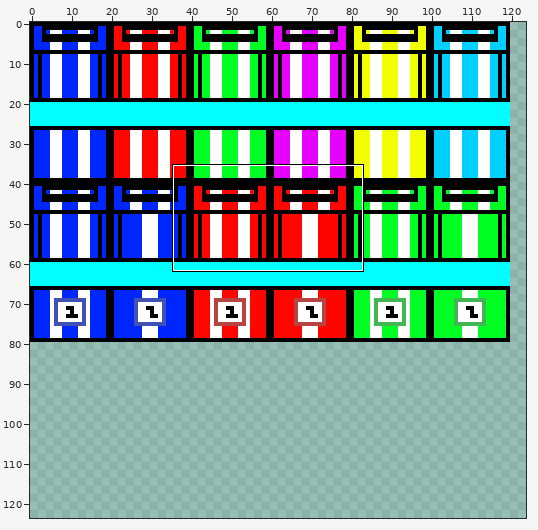
Sprite sheet -- desktop/assets/NewCars.png. The picture above shows the old version from afar; the outline marks the close-up.
Close-up. Earlier state:
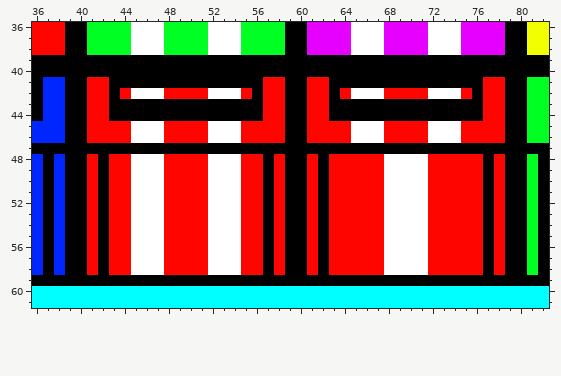
The file is 128x128 pixels. Colours within 5 levels of each other are drawn and written as one. Shown: x 36..82, y 36..61. The wide view leaves out empty margins. The commit also changed other parts of the picture, which this record leaves out.
Once edited:
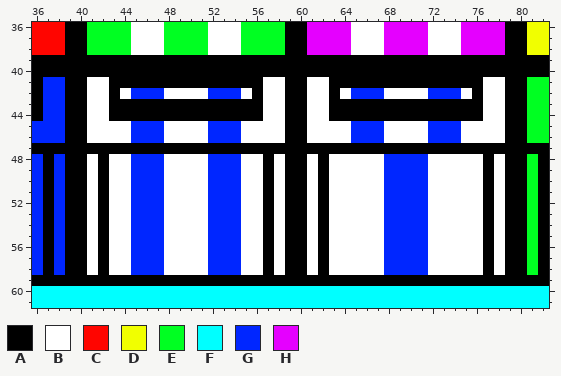
Palette (. is transparent): A #000000  B #ffffff  C #ff0500  D #f1ff00  E #00ff22  F #00ffff  G #0026ff  H #e500ff
The edit:
The author changed colour C to colour B in row 41 at x 41 to 42, 57 to 58, 61 to 62 and 77 to 78; in row 42 at x 41 to 42, 44, 48 to 51, 55, 57 to 58, 61 to 62, 64, 68 to 71, 75 and 77 to 78; in rows 43 to 44 at x 41 to 42, 57 to 58, 61 to 62 and 77 to 78; in rows 45 to 46 at x 41 to 44, 48 to 51, 55 to 58, 61 to 64, 68 to 71 and 75 to 78; in rows 48 to 58 at x 41, 43 to 44, 48 to 51, 55 to 56, 58, 61, 63 to 67, 72 to 76 and 78.
The author changed colour B to colour G in row 42 at x 45 to 47, 52 to 54, 65 to 67 and 72 to 74; in rows 45 to 46 at x 45 to 47, 52 to 54, 65 to 67 and 72 to 74; in rows 48 to 58 at x 45 to 47, 52 to 54 and 68 to 71.
Where, in picture pixels (left, top, right, bottom), the same in both close-ups:
changed: (87, 77, 505, 275)
